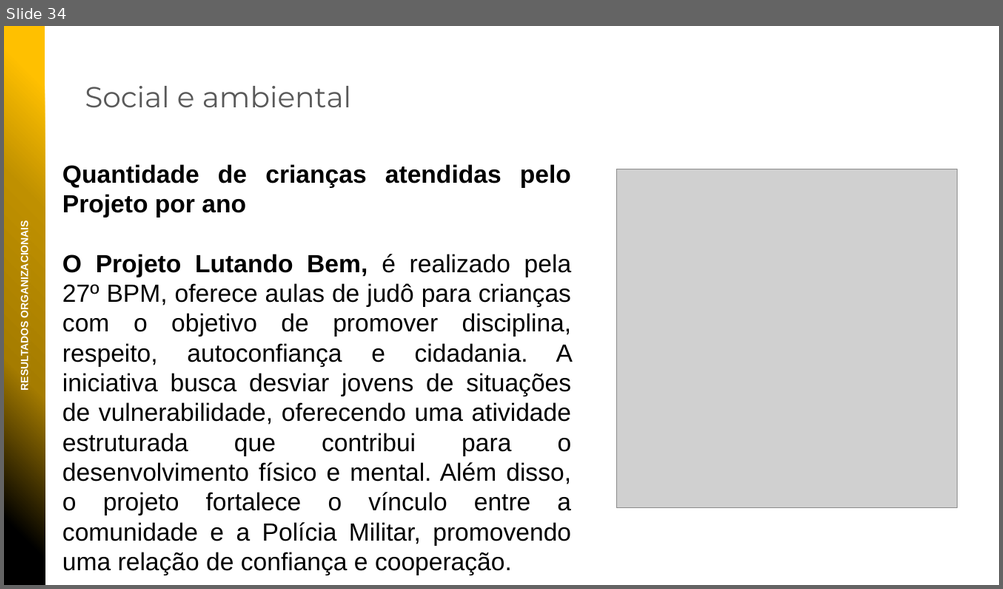
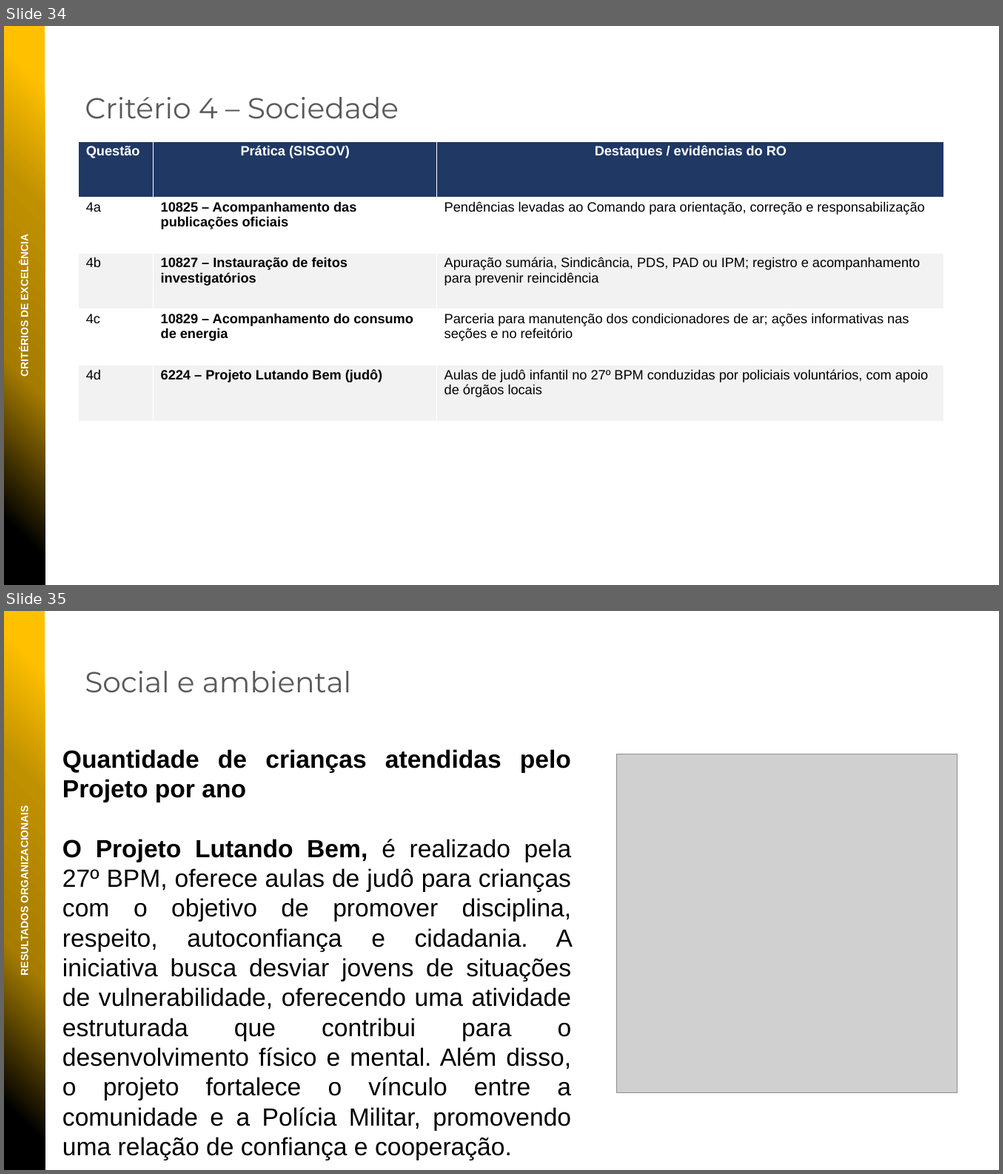
Before and after one commit to niltonbmg/CPOI, a slide deck: apresentacoes/PPMGQ_2026_27BPM.pptx. Shown one above the other, each under a label of ours: slide 34 before the commit, slides 34 and 35 after it. The pictures are 1003x589 and 1003x1174 pixels, drawn with LibreOffice and Linux fonts; fonts in the diff are those of the drawing; grey boxes stand for pictures; background and template pictures are left out. Boxes give left, top, right and bottom in pixels: in the first picture for what was removed or moved away, otherwise in the second. Text is boxed around its words. In the diff, an @@ line names an element or a change of style, - is before the commit and + after.

```diff
--- a/apresentacoes/PPMGQ_2026_27BPM.pptx
+++ b/apresentacoes/PPMGQ_2026_27BPM.pptx
@@ slide 34 added at [4, 26, 999, 585], background picture (left out) @@
@@ rectangle added at [4, 26, 45, 585], fill gradient #000000 to #A57C00 to #BF9000 to #FFC000 @@
@@ text added at [85, 97, 398, 118], 28 pt, text #595959 @@
+Critério 4 – Sociedade
@@ table added at [79, 141, 944, 421], 5 rows, 3 columns @@
+Questão | Prática (SISGOV) | Destaques / evidências do RO
+4a | 10825 – Acompanhamento das publicações oficiais | Pendências levadas ao Comando para orientação, correção e responsabilização
+4b | 10827 – Instauração de feitos investigatórios | Apuração sumária, Sindicância, PDS, PAD ou IPM; registro e acompanhamento para prevenir reincidência
+4c | 10829 – Acompanhamento do consumo de energia | Parceria para manutenção dos condicionadores de ar; ações informativas nas seções e no refeitório
+4d | 6224 – Projeto Lutando Bem (judô) | Aulas de judô infantil no 27º BPM conduzidas por policiais voluntários, com apoio de órgãos locais
@@ text added at [19, 242, 31, 376], 10 pt, text #FFFFFF, bold @@
+CRITÉRIOS DE EXCELÊNCIA
@@ what was slide 34 is now slide 35 @@
```
Also in this commit, not shown: 11 slides changed, 5 other slides added, 8 slides removed.
